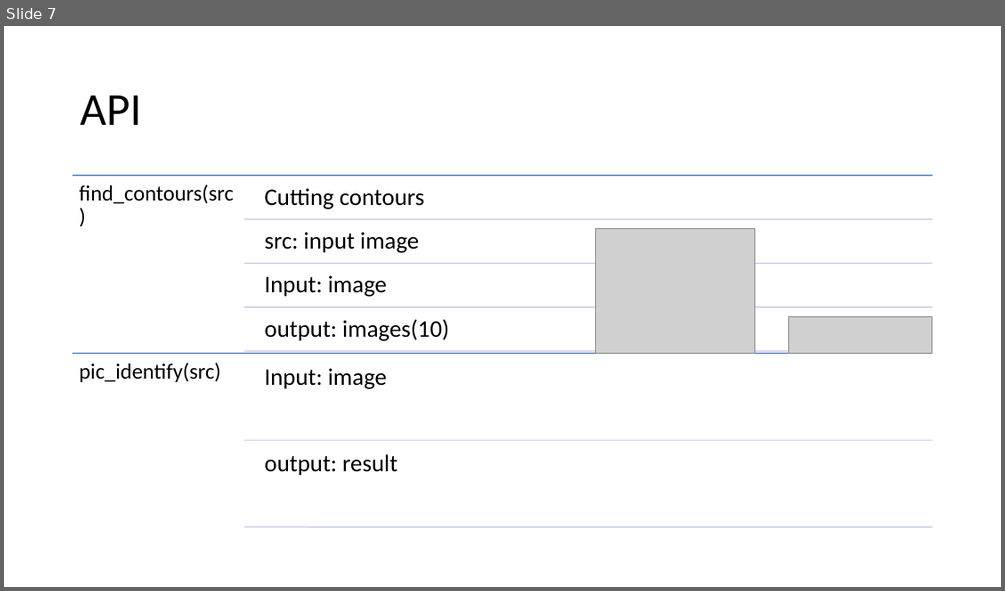
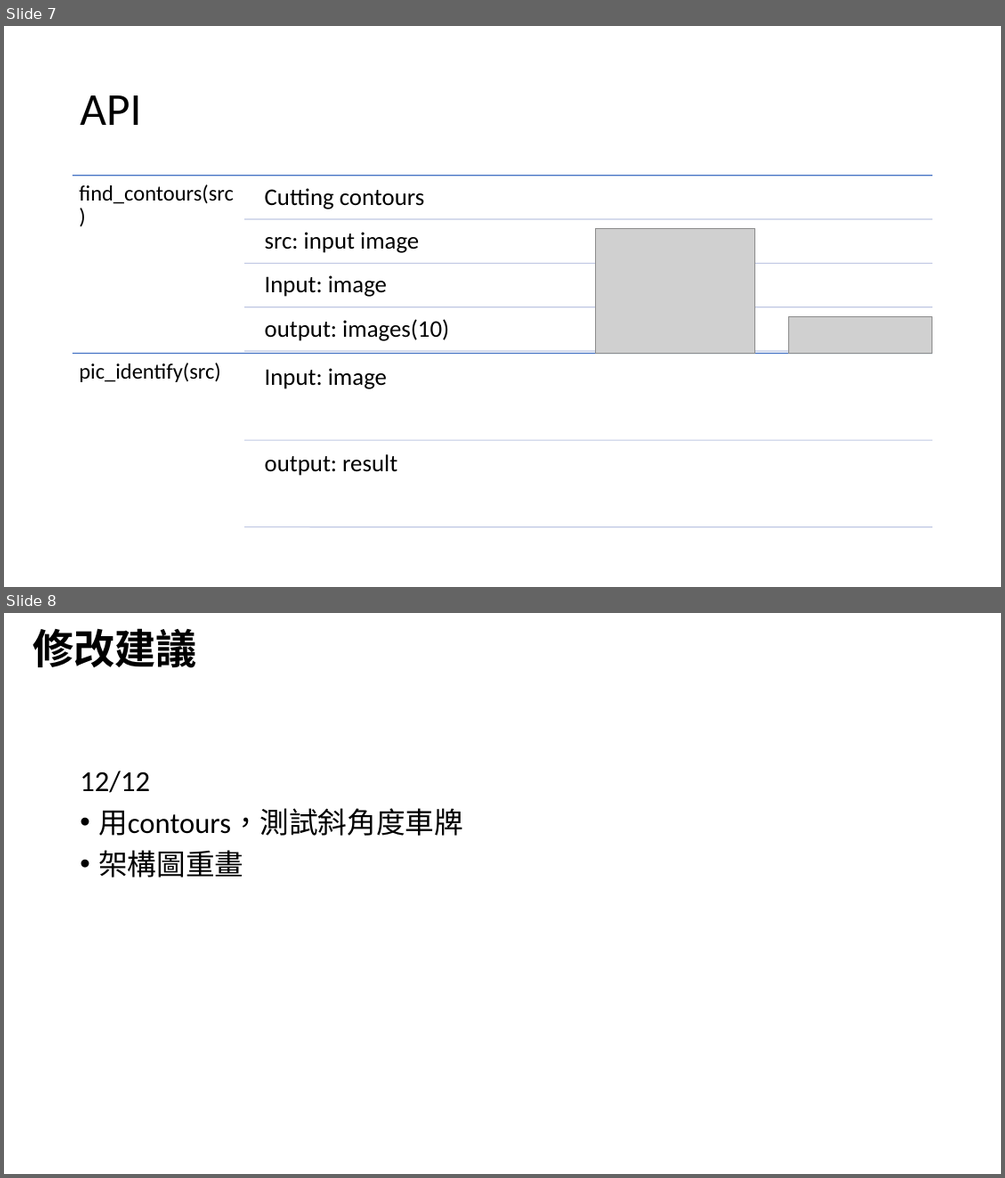
Before and after one commit to Koukya/Embedded-Image-Processing, a slide deck: 車牌辨識/車牌辨識.pptx. Shown one above the other, each under a label of ours: slide 7 before the commit, slides 7 and 8 after it. The pictures are 1005x591 and 1005x1178 pixels, drawn with LibreOffice and Linux fonts; fonts in the diff are those of the drawing; grey boxes stand for pictures. Boxes give left, top, right and bottom in pixels: in the first picture for what was removed or moved away, otherwise in the second. Text is boxed around its words. In the diff, an @@ line names an element or a change of style, - is before the commit and + after.

```diff
--- a/車牌辨識/車牌辨識.pptx
+++ b/車牌辨識/車牌辨識.pptx
@@ slide 8 added at box(4, 613, 1001, 1174), background #FFFFFF @@
@@ title added at box(32, 628, 197, 668), 39.6 pt, text #000000, bold @@
+修改建議
@@ text added at box(80, 771, 463, 877), 28 pt, text #000000 @@
+12/12
+• 用contours，測試斜角度車牌
+• 架構圖重畫
```
